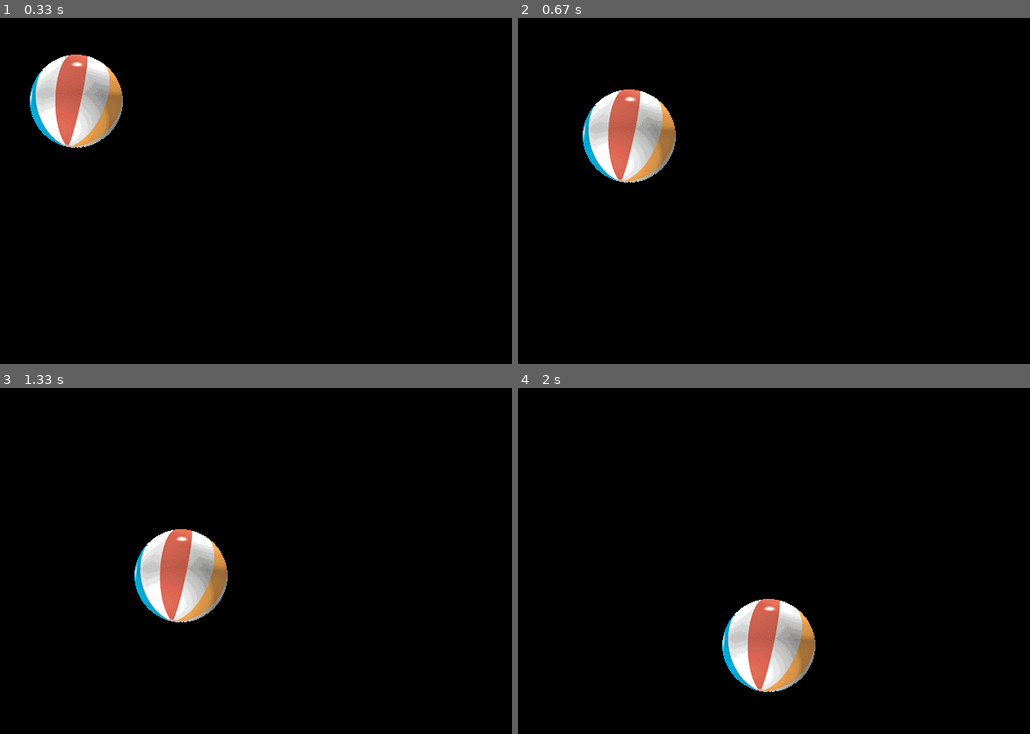
Above: before the commit, frames 1-4 (two rows, left to right).
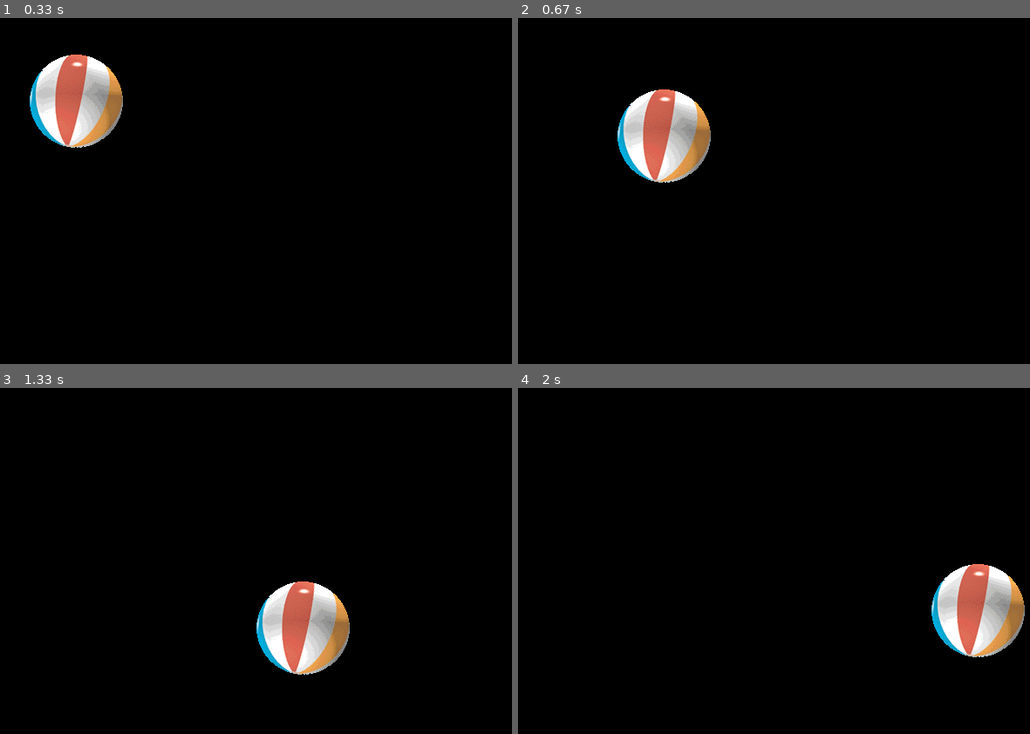
Above: after the commit, the same moments.

Repository: JamieYuanChina/LearnPython
Game: pygame game, started from 2嵩天Python教程/2游戏开发/PYG02/PYG02-PygameWallBallv3.py
Same seed, same stepped clock (60 frames per second), same inputs: the game is played once before the commit and once after it.
Inputs:
- Up to frame 1 (0.33 s): no input
- Up to frame 2 (0.67 s): hold Right from 0.33 s (still down)
- Up to frame 3 (1.33 s): release Right at 0.8 s; hold Up 0.83-1.13 s; hold Right from 1.17 s (still down)
- Up to frame 4 (2 s): release Right at 1.63 s; hold Left from 1.67 s (still down)

Frame 1 is identical in both runs. In frame 2, 5.4% of the frame differs, in the area x 12-38%, y 20-48%; in frame 3, 7.6%, in the area x 26-69%, y 40-83%; in frame 4, 7.6%.

Commit message:
pygame21

Diff:
--- /dev/null
+++ b/2嵩天Python教程/2游戏开发/PYG02/PYG02-PygameWallBallv2.py
@@ -0,0 +1,29 @@
+# Unit PYG02: Pygame Wall Ball Game Version 2
+import pygame
+import sys
+
+pygame.init()
+size = width, height = 1600, 400
+speed = [1, 1]
+BLACK = 0, 0, 0
+screen = pygame.display.set_mode(size)
+pygame.display.set_caption("Pygame壁球")
+ball = pygame.image.load("PYG02-ball.gif")
+ballrect = ball.get_rect()
+fps = 300
+fclock = pygame.time.Clock()
+
+while True:
+    for event in pygame.event.get():
+        if event.type == pygame.QUIT:
+            sys.exit()
+    ballrect = ballrect.move(speed[0], speed[1])
+    if ballrect.left < 0 or ballrect.right > width:
+        speed[0] = -speed[0]
+    if ballrect.top < 0 or ballrect.bottom > height:
+        speed[1] = -speed[1]
+
+    screen.fill(BLACK)
+    screen.blit(ball, ballrect)
+    pygame.display.update()
+    fclock.tick(fps)
--- a/2嵩天Python教程/2游戏开发/PYG02-PygameWallBallv2.py
+++ b/2嵩天Python教程/2游戏开发/PYG02/PYG02-PygameWallBallv3.py
@@ -1,4 +1,4 @@
-# Unit PYG02: Pygame Wall Ball Game Version 1
+# Unit PYG02: Pygame Wall Ball Game Version 3
 import pygame
 import sys
 
@@ -17,6 +17,15 @@
     for event in pygame.event.get():
         if event.type == pygame.QUIT:
             sys.exit()
+        elif event.type == pygame.KEYDOWN:
+            if event.key == pygame.K_LEFT:
+                speed[0] = speed[0] if speed[0] == 0 else (abs(speed[0]) - 1) * int(speed[0]/abs(speed[0]))
+            elif event.key == pygame.K_RIGHT:
+                speed[0] = speed[0] + 1 if speed[0] > 0 else speed[0] - 1
+            elif event.key == pygame.K_UP:
+                speed[1] = speed[1] + 1 if speed[1] > 0 else speed[1] - 1
+            elif event.key == pygame.K_DOWN:
+                speed[1] = speed[1] if speed[1] == 0 else (abs(speed[1]) - 1) * int(speed[1]/abs(speed[1]))
     ballrect = ballrect.move(speed[0], speed[1])
     if ballrect.left < 0 or ballrect.right > width:
         speed[0] = -speed[0]
--- /dev/null
+++ b/2嵩天Python教程/2游戏开发/PYG03/PYG03-PygameWallBallv4.py
@@ -0,0 +1,45 @@
+# Unit PYG02: Pygame Wall Ball Game Version 4
+import pygame
+import sys
+
+pygame.init()
+vInfo = pygame.display.Info()
+size = width, height = vInfo.current_w, vInfo.current_h
+# size = width, height = 600, 400
+speed = [1, 1]
+BLACK = 0, 0, 0
+# screen = pygame.display.set_mode(size)
+# screen = pygame.display.set_mode(size, pygame.RESIZABLE)
+# screen = pygame.display.set_mode(size, pygame.NOFRAME)
+screen = pygame.display.set_mode(size, pygame.FULLSCREEN)
+pygame.display.set_caption("Pygame壁球")
+ball = pygame.image.load("PYG02-ball.gif")
+ballrect = ball.get_rect()
+fps = 300
+fclock = pygame.time.Clock()
+
+while True:
+    for event in pygame.event.get():
+        if event.type == pygame.QUIT:
+            sys.exit()
+        elif event.type == pygame.KEYDOWN:
+            if event.key == pygame.K_LEFT:
+                speed[0] = speed[0] if speed[0] == 0 else (abs(speed[0]) - 1) * int(speed[0]/abs(speed[0]))
+            elif event.key == pygame.K_RIGHT:
+                speed[0] = speed[0] + 1 if speed[0] > 0 else speed[0] - 1
+            elif event.key == pygame.K_UP:
+                speed[1] = speed[1] + 1 if speed[1] > 0 else speed[1] - 1
+            elif event.key == pygame.K_DOWN:
+                speed[1] = speed[1] if speed[1] == 0 else (abs(speed[1]) - 1) * int(speed[1]/abs(speed[1]))
+            elif event.key == pygame.K_ESCAPE:
+                sys.exit()
+    ballrect = ballrect.move(speed[0], speed[1])
+    if ballrect.left < 0 or ballrect.right > width:
+        speed[0] = -speed[0]
+    if ballrect.top < 0 or ballrect.bottom > height:
+        speed[1] = -speed[1]
+
+    screen.fill(BLACK)
+    screen.blit(ball, ballrect)
+    pygame.display.update()
+    fclock.tick(fps)
--- /dev/null
+++ b/2嵩天Python教程/2游戏开发/PYG03/PYG03-PygameWallBallv5.py
@@ -0,0 +1,48 @@
+# Unit PYG02: Pygame Wall Ball Game Version 5
+import pygame
+import sys
+
+pygame.init()
+vInfo = pygame.display.Info()
+# size = width, height = vInfo.current_w, vInfo.current_h
+size = width, height = 600, 400
+speed = [1, 1]
+BLACK = 0, 0, 0
+# screen = pygame.display.set_mode(size)
+screen = pygame.display.set_mode(size, pygame.RESIZABLE)
+# screen = pygame.display.set_mode(size, pygame.NOFRAME)
+# screen = pygame.display.set_mode(size, pygame.FULLSCREEN)
+pygame.display.set_caption("Pygame壁球")
+ball = pygame.image.load("PYG02-ball.gif")
+ballrect = ball.get_rect()
+fps = 300
+fclock = pygame.time.Clock()
+
+while True:
+    for event in pygame.event.get():
+        if event.type == pygame.QUIT:
+            sys.exit()
+        elif event.type == pygame.KEYDOWN:
+            if event.key == pygame.K_LEFT:
+                speed[0] = speed[0] if speed[0] == 0 else (abs(speed[0]) - 1) * int(speed[0]/abs(speed[0]))
+            elif event.key == pygame.K_RIGHT:
+                speed[0] = speed[0] + 1 if speed[0] > 0 else speed[0] - 1
+            elif event.key == pygame.K_UP:
+                speed[1] = speed[1] + 1 if speed[1] > 0 else speed[1] - 1
+            elif event.key == pygame.K_DOWN:
+                speed[1] = speed[1] if speed[1] == 0 else (abs(speed[1]) - 1) * int(speed[1]/abs(speed[1]))
+            elif event.key == pygame.K_ESCAPE:
+                sys.exit()
+        elif event.type == pygame.RESIZABLE:
+            size = width, height = event.size[0], event.size[1]
+            screen = pygame.display.set_mode(size, pygame.RESIZABLE)
+    ballrect = ballrect.move(speed[0], speed[1])
+    if ballrect.left < 0 or ballrect.right > width:
+        speed[0] = -speed[0]
+    if ballrect.top < 0 or ballrect.bottom > height:
+        speed[1] = -speed[1]
+
+    screen.fill(BLACK)
+    screen.blit(ball, ballrect)
+    pygame.display.update()
+    fclock.tick(fps)
--- /dev/null
+++ b/2嵩天Python教程/2游戏开发/PYG03/PYG03-PygameWallBallv6.py
@@ -0,0 +1,49 @@
+# Unit PYG02: Pygame Wall Ball Game Version 6
+import pygame
+import sys
+
+pygame.init()
+icon = pygame.image.load("PYG03-flower.png")
+pygame.display.set_icon(icon)
+
+size = width, height = 600, 400
+speed = [1, 1]
+BLACK = 0, 0, 0
+screen = pygame.display.set_mode(size)
+# screen = pygame.display.set_mode(size, pygame.RESIZABLE)
+# screen = pygame.display.set_mode(size, pygame.NOFRAME)
+# screen = pygame.display.set_mode(size, pygame.FULLSCREEN)
+pygame.display.set_caption("Pygame壁球")
+ball = pygame.image.load("PYG02-ball.gif")
+ballrect = ball.get_rect()
+fps = 300
+fclock = pygame.time.Clock()
+
+while True:
+    for event in pygame.event.get():
+        if event.type == pygame.QUIT:
+            sys.exit()
+        elif event.type == pygame.KEYDOWN:
+            if event.key == pygame.K_LEFT:
+                speed[0] = speed[0] if speed[0] == 0 else (abs(speed[0]) - 1) * int(speed[0]/abs(speed[0]))
+            elif event.key == pygame.K_RIGHT:
+                speed[0] = speed[0] + 1 if speed[0] > 0 else speed[0] - 1
+            elif event.key == pygame.K_UP:
+                speed[1] = speed[1] + 1 if speed[1] > 0 else speed[1] - 1
+            elif event.key == pygame.K_DOWN:
+                speed[1] = speed[1] if speed[1] == 0 else (abs(speed[1]) - 1) * int(speed[1]/abs(speed[1]))
+            elif event.key == pygame.K_ESCAPE:
+                sys.exit()
+        elif event.type == pygame.RESIZABLE:
+            size = width, height = event.size[0], event.size[1]
+            screen = pygame.display.set_mode(size, pygame.RESIZABLE)
+    ballrect = ballrect.move(speed[0], speed[1])
+    if ballrect.left < 0 or ballrect.right > width:
+        speed[0] = -speed[0]
+    if ballrect.top < 0 or ballrect.bottom > height:
+        speed[1] = -speed[1]
+
+    screen.fill(BLACK)
+    screen.blit(ball, ballrect)
+    pygame.display.update()
+    fclock.tick(fps)
--- a/2嵩天Python教程/2游戏开发/PYG02-PygameWallBallv3.py
+++ b/2嵩天Python教程/2游戏开发/PYG03/PYG03-PygameWallBallv7.py
@@ -1,12 +1,17 @@
-# Unit PYG02: Pygame Wall Ball Game Version 1
+# Unit PYG02: Pygame Wall Ball Game Version 7
 import pygame
 import sys
 
 pygame.init()
+icon = pygame.image.load("PYG03-flower.png")
+pygame.display.set_icon(icon)
 size = width, height = 600, 400
 speed = [1, 1]
 BLACK = 0, 0, 0
 screen = pygame.display.set_mode(size)
+# screen = pygame.display.set_mode(size, pygame.RESIZABLE)
+# screen = pygame.display.set_mode(size, pygame.NOFRAME)
+# screen = pygame.display.set_mode(size, pygame.FULLSCREEN)
 pygame.display.set_caption("Pygame壁球")
 ball = pygame.image.load("PYG02-ball.gif")
 ballrect = ball.get_rect()
@@ -26,7 +31,13 @@
                 speed[1] = speed[1] + 1 if speed[1] > 0 else speed[1] - 1
             elif event.key == pygame.K_DOWN:
                 speed[1] = speed[1] if speed[1] == 0 else (abs(speed[1]) - 1) * int(speed[1]/abs(speed[1]))
-    ballrect = ballrect.move(speed[0], speed[1])
+            elif event.key == pygame.K_ESCAPE:
+                sys.exit()
+        elif event.type == pygame.RESIZABLE:
+            size = width, height = event.size[0], event.size[1]
+            screen = pygame.display.set_mode(size, pygame.RESIZABLE)
+    if pygame.display.get_active():
+        ballrect = ballrect.move(speed[0], speed[1])
     if ballrect.left < 0 or ballrect.right > width:
         speed[0] = -speed[0]
     if ballrect.top < 0 or ballrect.bottom > height:
--- /dev/null
+++ b/2嵩天Python教程/2游戏开发/PYG04/PYG04-pygameEventPrint.py
@@ -0,0 +1,23 @@
+# Unit PYG04: Pygame Event Print
+import pygame, sys
+
+pygame.init()
+screen = pygame.display.set_mode((600, 400))
+pygame.display.set_caption("Pygame事件处理")
+
+while True:
+    for event in pygame.event.get():
+        if event.type == pygame.QUIT:
+            sys.exit()
+        elif event.type == pygame.KEYDOWN:
+            if event.unicode == "":
+                print("[KEYDOWN]:", "#", event.key, event.mod)
+            else:
+                print("[KEYDOWN]:", event.unicode, event.key, event.mod)
+        elif event.type == pygame.MOUSEMOTION:
+            print("[MOUSEMOTION]:", event.pos, event.rel, event.buttons)
+        elif event.type == pygame.MOUSEBUTTONUP:
+            print("[MOUSEBUTTONUP]:", event.pos, event.button)
+        elif event.type == pygame.MOUSEBUTTONDOWN:
+            print("[MOUSEBUTTONDOWN]:", event.pos, event.button)
+    pygame.display.update()
Renamed: 2嵩天Python教程/2游戏开发/PYG02-PygameWallBallv1.py -> 2嵩天Python教程/2游戏开发/PYG02/PYG02-PygameWallBallv1.py
Renamed: 2嵩天Python教程/2游戏开发/PYG02-ball.gif -> 2嵩天Python教程/2游戏开发/PYG02/PYG02-ball.gif
Renamed: 2嵩天Python教程/2游戏开发/PYG02-pygameHelloWorld.py -> 2嵩天Python教程/2游戏开发/PYG02/PYG02-pygameHelloWorld.py
Binary file added: 2嵩天Python教程/2游戏开发/PYG03/PYG02-ball.gif
Binary file added: 2嵩天Python教程/2游戏开发/PYG03/PYG03-flower.png
Not shown, changed: 2嵩天Python教程/2游戏开发/游戏开发.md
